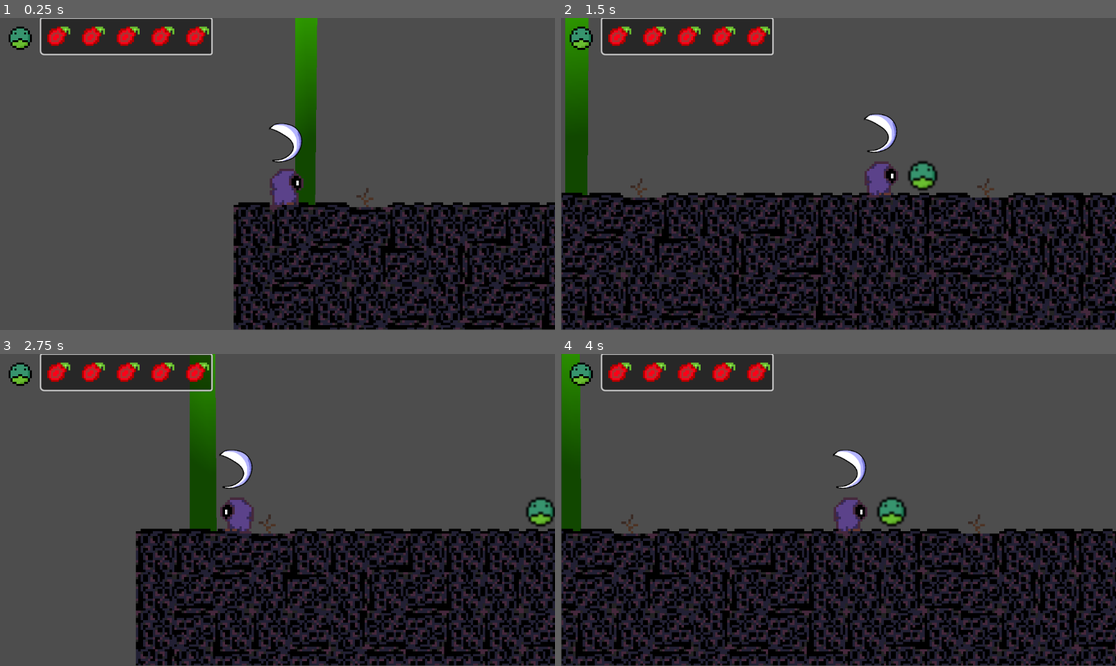
Above: before the commit, frames 1-4 (two rows, left to right).
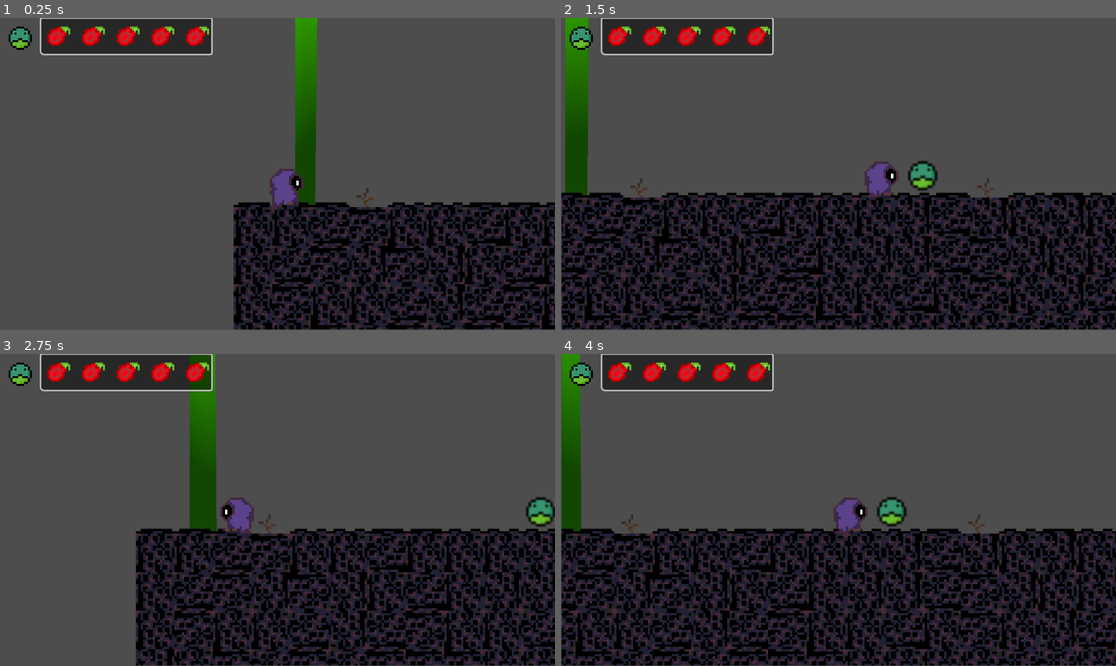
Above: after the commit, the same moments.

Repository: VAAS-Computer-Science-Club/2025-2026
Game: Godot game, scene res://scenes/main.tscn
Two runs of this game, one before a commit and one after it. Both use one fixed random seed, a clock stepped at 60 frames per second and the inputs below.
Inputs:
- Up to frame 1 (0.25 s): no input
- Up to frame 2 (1.5 s): tap Enter (ui_accept) at 0.5, 0.77 s; hold D (Right) from 0.53 s (still down); tap Shift (Dash) at 0.6, 1.35 s
- Up to frame 3 (2.75 s): tap Enter (ui_accept) at 1.52 s; release D (Right) at 2.03 s; hold A (Left) from 2.03 s (still down); tap Shift (Dash) at 2.1 s
- Up to frame 4 (4 s): release A (Left) at 2.78 s; hold D (Right) from 2.78 s (still down); tap Shift (Dash) at 2.85, 3.6 s; tap Enter (ui_accept) at 3.02, 3.77 s

The runs differ from the first frame. In frame 1, 0.3% of the frame differs, in the area x 48-55%, y 33-47%; in frame 2, 0.3%, in the area x 54-61%, y 30-44%; in frame 3, 0.3%; in frame 4, 0.3%.

Commit message:
Update player.tscn

Diff:
--- a/scenes/player.tscn
+++ b/scenes/player.tscn
@@ -1,10 +1,9 @@
-[gd_scene load_steps=55 format=3 uid="uid://1l2raaklf5gf"]
+[gd_scene load_steps=54 format=3 uid="uid://1l2raaklf5gf"]
 
 [ext_resource type="Texture2D" uid="uid://dkqch7s1dsmyt" path="res://pm.png" id="1_3vyb7"]
 [ext_resource type="Script" uid="uid://bkj1smg876r5g" path="res://scripts/player/main.gd" id="1_g2els"]
 [ext_resource type="Texture2D" uid="uid://vaghk6vlbvfb" path="res://assets/images/sfb.png" id="3_qhqgy"]
 [ext_resource type="Shader" uid="uid://b2dx3lgnf1qcr" path="res://scenes/player.gdshader" id="4_dqkch"]
-[ext_resource type="Texture2D" uid="uid://kejj5ida2kyr" path="res://assets/images/slash.PNG" id="5_qlg0r"]
 
 [sub_resource type="AtlasTexture" id="AtlasTexture_g2els"]
 atlas = ExtResource("1_3vyb7")
@@ -240,6 +239,9 @@
 "name": &"walk_side",
 "speed": 5.0
 }]
+
+[sub_resource type="RectangleShape2D" id="RectangleShape2D_dqkch"]
+size = Vector2(25, 6)
 
 [sub_resource type="RectangleShape2D" id="RectangleShape2D_3vyb7"]
 size = Vector2(14, 16)
@@ -364,8 +366,6 @@
 radial_velocity_curve = SubResource("CurveTexture_tuyoq")
 gravity = Vector3(0, 98, 0)
 
-[sub_resource type="RectangleShape2D" id="RectangleShape2D_tuyoq"]
-
 [node name="player" type="CharacterBody2D" groups=["uninfected"]]
 script = ExtResource("1_g2els")
 
@@ -374,6 +374,12 @@
 sprite_frames = SubResource("SpriteFrames_fulsm")
 animation = &"walk_side"
 frame_progress = 0.5722827
+
+[node name="Attack_Box" type="Area2D" parent="AnimatedSprite2D"]
+
+[node name="CollisionShape2D" type="CollisionShape2D" parent="AnimatedSprite2D/Attack_Box"]
+position = Vector2(22.5, 0)
+shape = SubResource("RectangleShape2D_dqkch")
 
 [node name="CollisionShape2D" type="CollisionShape2D" parent="."]
 shape = SubResource("RectangleShape2D_3vyb7")
@@ -447,15 +453,7 @@
 one_shot = true
 process_material = SubResource("ParticleProcessMaterial_fjrip")
 
-[node name="slash" type="Area2D" parent="."]
-position = Vector2(0, -18)
-
-[node name="Sprite2D" type="Sprite2D" parent="slash"]
-scale = Vector2(0.15, 0.15)
-texture = ExtResource("5_qlg0r")
-
-[node name="CollisionShape2D" type="CollisionShape2D" parent="slash"]
-shape = SubResource("RectangleShape2D_tuyoq")
+[node name="AnimationPlayer" type="AnimationPlayer" parent="."]
 
 [connection signal="body_entered" from="spike_check" to="." method="_on_spike_check_body_entered"]
 [connection signal="area_entered" from="coyote" to="." method="_on_coyote_area_entered"]
